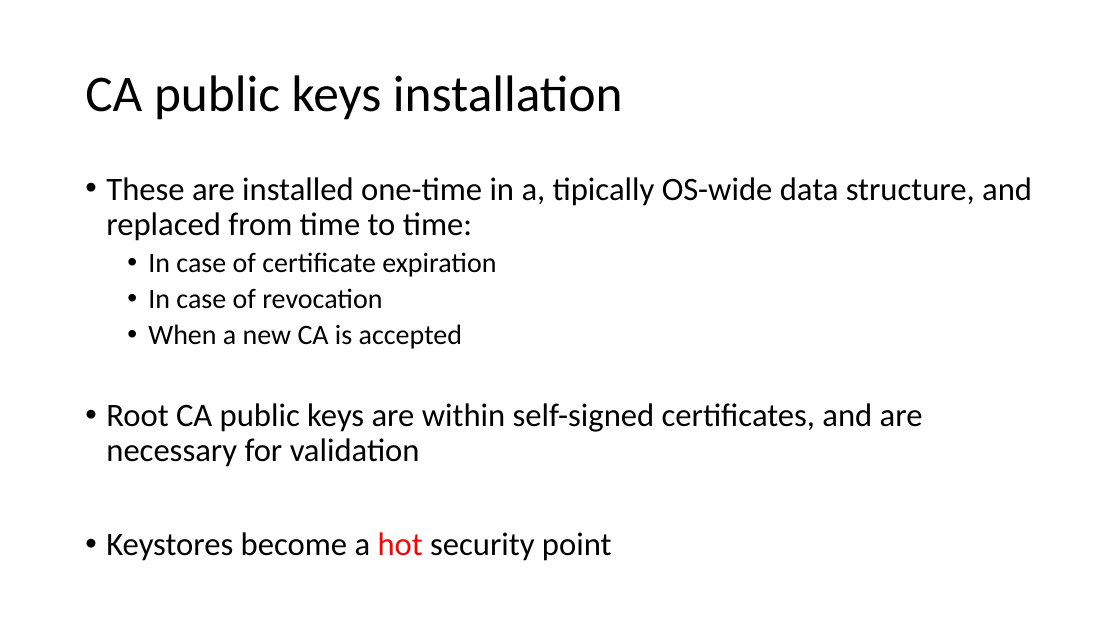
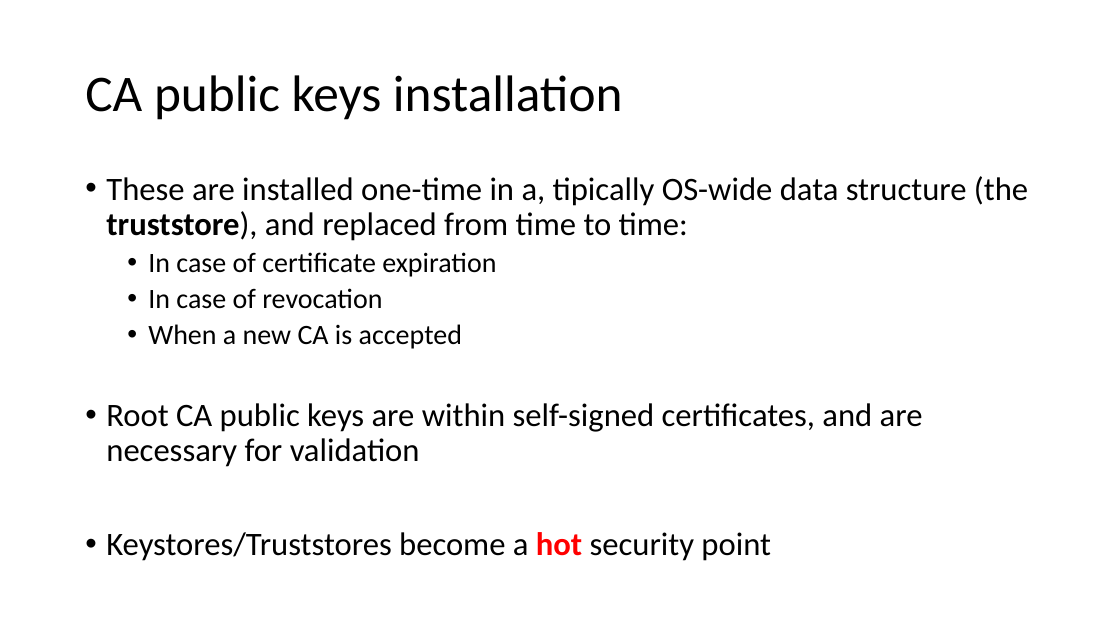
Before and after one commit to DeMaCS-UNICAL/NetworkSecurity, a slide deck: slide 16 of slides/04-PKI-and-Key-distribution-2020.pptx. Drawn at 1120x630 pixels with LibreOffice and Linux fonts; fonts in the diff are those of the drawing. Boxes give left, top, right and bottom in pixels: in the first picture for what was removed or moved away, otherwise in the second. Text is boxed around its words. In the diff, an @@ line names an element or a change of style, - is before the commit and + after.

```diff
--- a/slides/04-PKI-and-Key-distribution-2020.pptx
+++ b/slides/04-PKI-and-Key-distribution-2020.pptx
@@ text at (106, 176, 1028, 241): text changed @@
-• These are installed one-time in a, tipically OS-wide data structure, and replaced from time to time:
+• These are installed one-time in a, tipically OS-wide data structure (the truststore), and replaced from time to time:
@@ text at (106, 532, 771, 561): text changed @@
-• Keystores become a hot security point
+• Keystores/Truststores become a hot security point
```
Also in this commit, not shown: 7 other slides changed.
